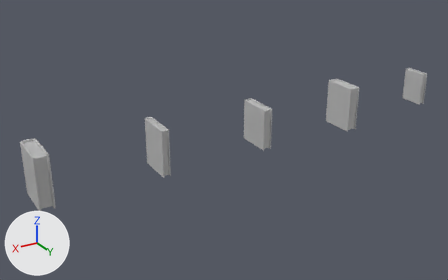
One commit to the FBX model Assets/04_Models/Bibliotheque/Livres.fbx: the scene before it, then after it.
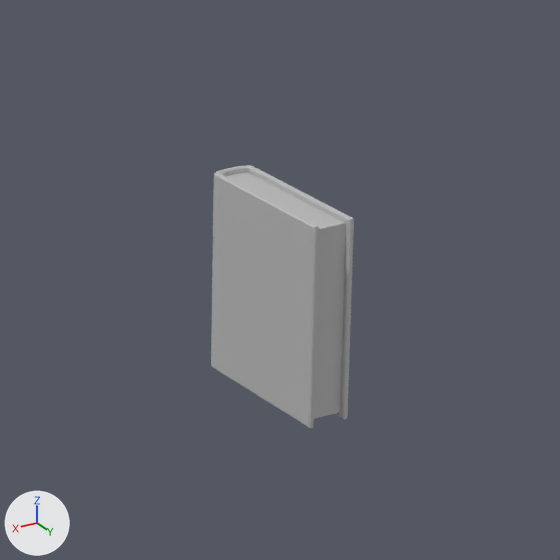
The first picture shows the older version from a 50 mm camera at (9.96, -3.65, 2.07) aimed at (7.29, -8.1, -0.15). The close-ups show both versions on the part from 45% to 70% of the width and 23% to 63% of the height of that picture; other places that the commit changed are outside them. Lighting does not change. The marker at lower left points along +X, +Y and +Z. Where no turn or scale is listed for an object, it has been applied to the vertices.

Names of what the first close-up shows: 'Livre_Normal'.
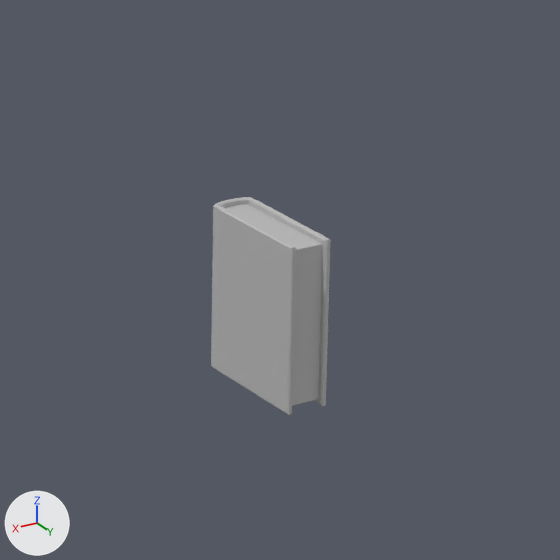
Changed parts and their boxes [x1, y1, x2, y2] in the close-ups (560 x 560 px; the box of a moved part takes in the faces that stretch with it):
```json
{"object": "Livre_Normal", "change": "reshaped", "before": [211, 165, 354, 428], "after": [211, 197, 331, 415], "on screen": "16% narrower, 17% shorter"}
{"part": 1, "of": "me_mesh", "change": "moved or reshaped", "before": [220, 169, 353, 229], "after": [219, 200, 329, 250]}
{"part": 2, "of": "me_mesh", "change": "moved or reshaped", "before": [219, 178, 354, 428], "after": [219, 210, 331, 415]}
{"part": 3, "of": "me_mesh", "change": "moved or reshaped", "before": [211, 165, 258, 369], "after": [211, 197, 256, 369]}
```

Scene script edits in JSON lines:
```json
{"block": "me_mesh", "where": "me_mesh.from_pydata(...)  # 170 vertices, 169 faces; spans x -0.043..0.043, y -0.168..0.168, z -0.214..0.17"}
{"block": "me_mesh", "where": "# used by ob_livre_normal; location = (7.0, -8.0, 0.0)"}
{"block": "me_mesh", "change": "me_mesh part 1: all 10 vertices in x -0.043..0.043, y 0.157..0.168, z 0.159..0.17 are moved by (0.0, -0.069, -0.061)"}
{"block": "me_mesh", "change": "me_mesh part 2: all 10 vertices in x -0.043..0.043, y 0.157..0.168, z -0.214..-0.203 are moved by (0.0, -0.069, 0.0)"}
{"block": "me_mesh", "change": "me_mesh part 3: all 75 vertices in x -0.043..0.043, y -0.168..-0.134, z 0.159..0.17 are moved by (0.0, 0.0, -0.061)"}
```
